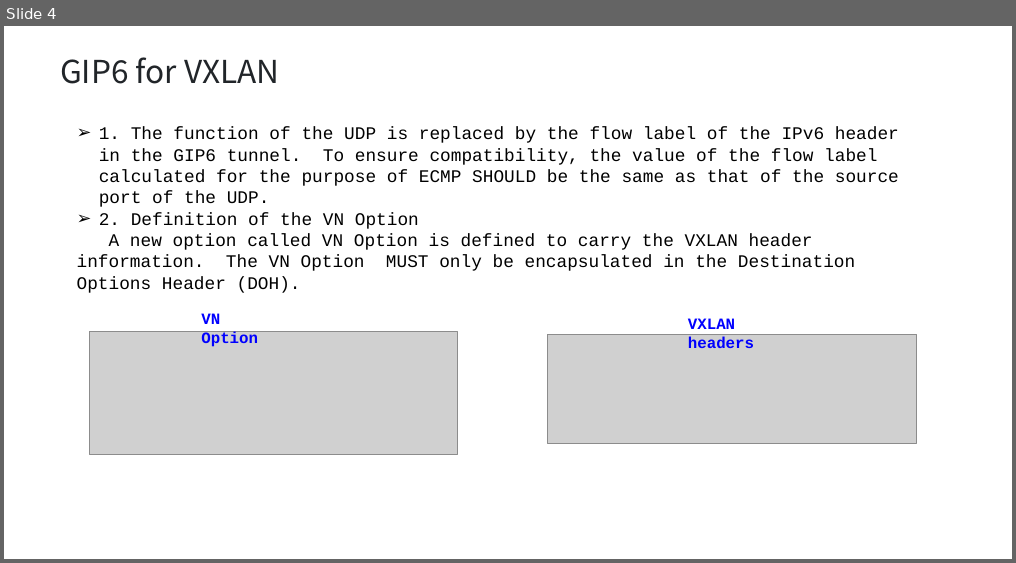
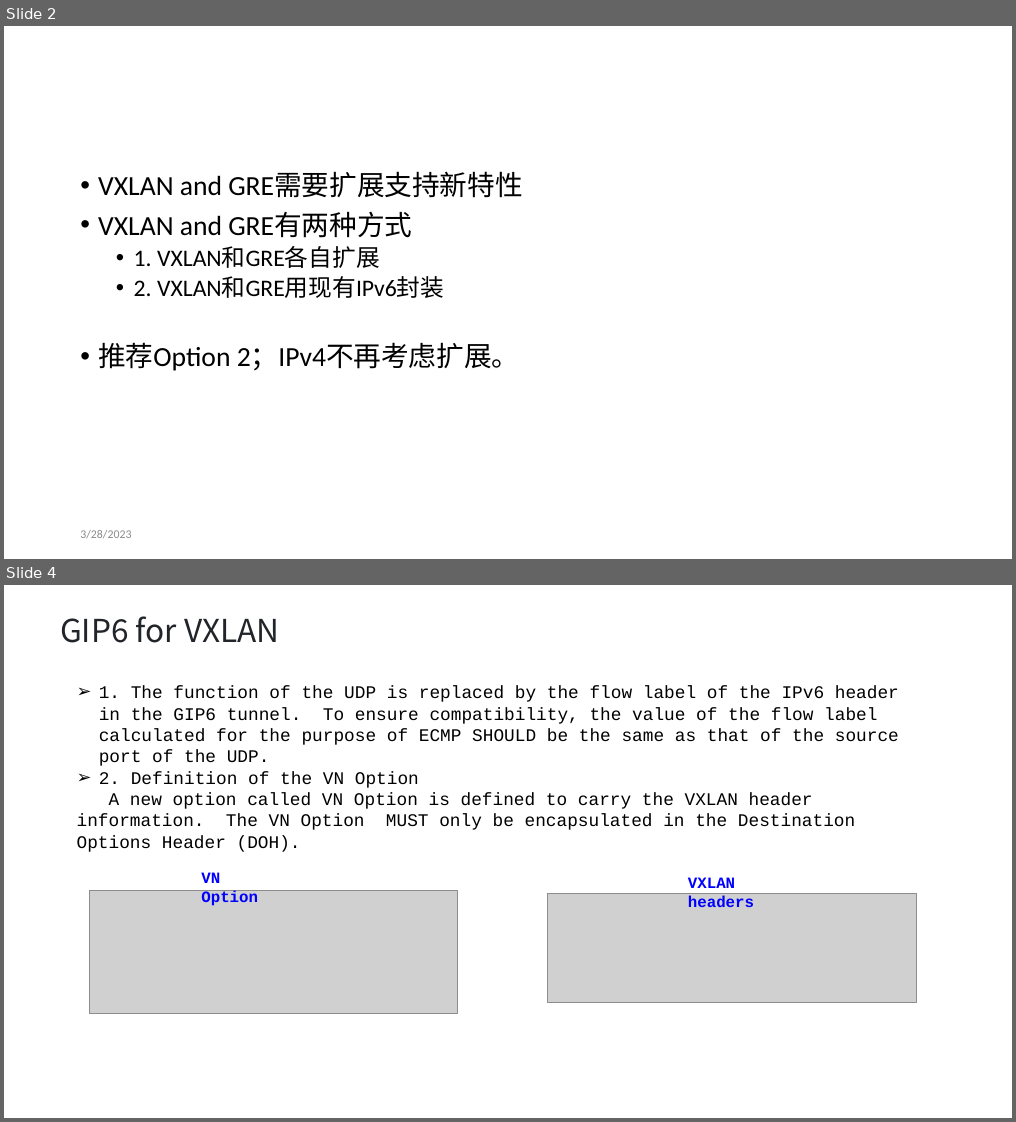
Before and after one commit to Generalized-IPv6-Tunnel/IETF116-Sidemeeting, a slide deck: 04 Generalized IPv6 Tunnel.pptx. Shown one above the other, each under a label of ours: slide 4 before the commit, slides 2 and 4 after it; the slides between them are not shown. The pictures are 1016x563 and 1016x1122 pixels, drawn with LibreOffice and Linux fonts; fonts in the diff are those of the drawing; grey boxes stand for pictures. Boxes give left, top, right and bottom in pixels: in the first picture for what was removed or moved away, otherwise in the second. Text is boxed around its words. In the diff, an @@ line names an element or a change of style, - is before the commit and + after.

```diff
--- a/04 Generalized IPv6 Tunnel.pptx
+++ b/04 Generalized IPv6 Tunnel.pptx
@@ slide 2 added at (4,26,1012,559), background #FFFFFF @@
@@ text added at (98,172,522,371), 28 pt, text #000000 @@
+• VXLAN and GRE需要扩展支持新特性
+• VXLAN and GRE有两种方式
+  • 1. VXLAN和GRE各自扩展
+  • 2. VXLAN和GRE用现有IPv6封装
+• 推荐Option 2；IPv4不再考虑扩展。
@@ text added at (80,530,131,538), 12 pt, text #8C8C8C @@
+3/28/2023
```
Also in this commit, not shown: 3 slides changed, 4 other slides added, 2 slides removed.
